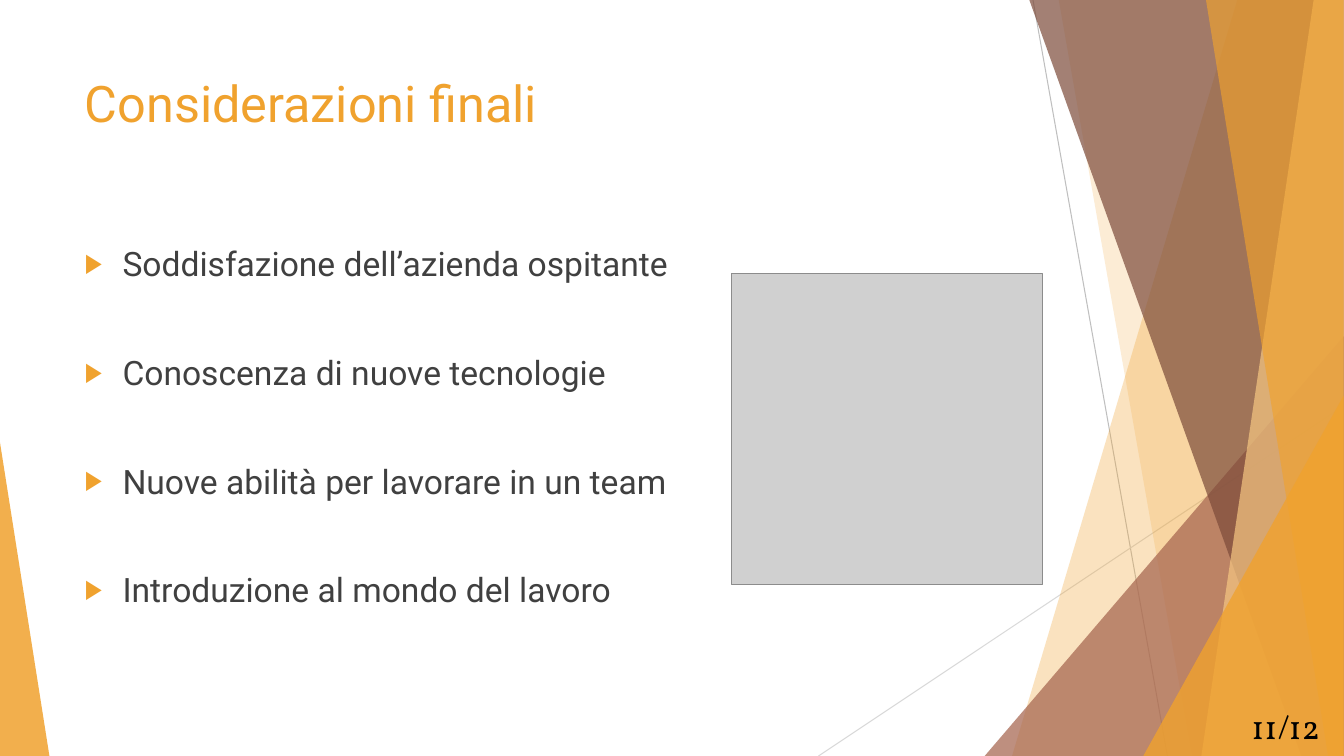
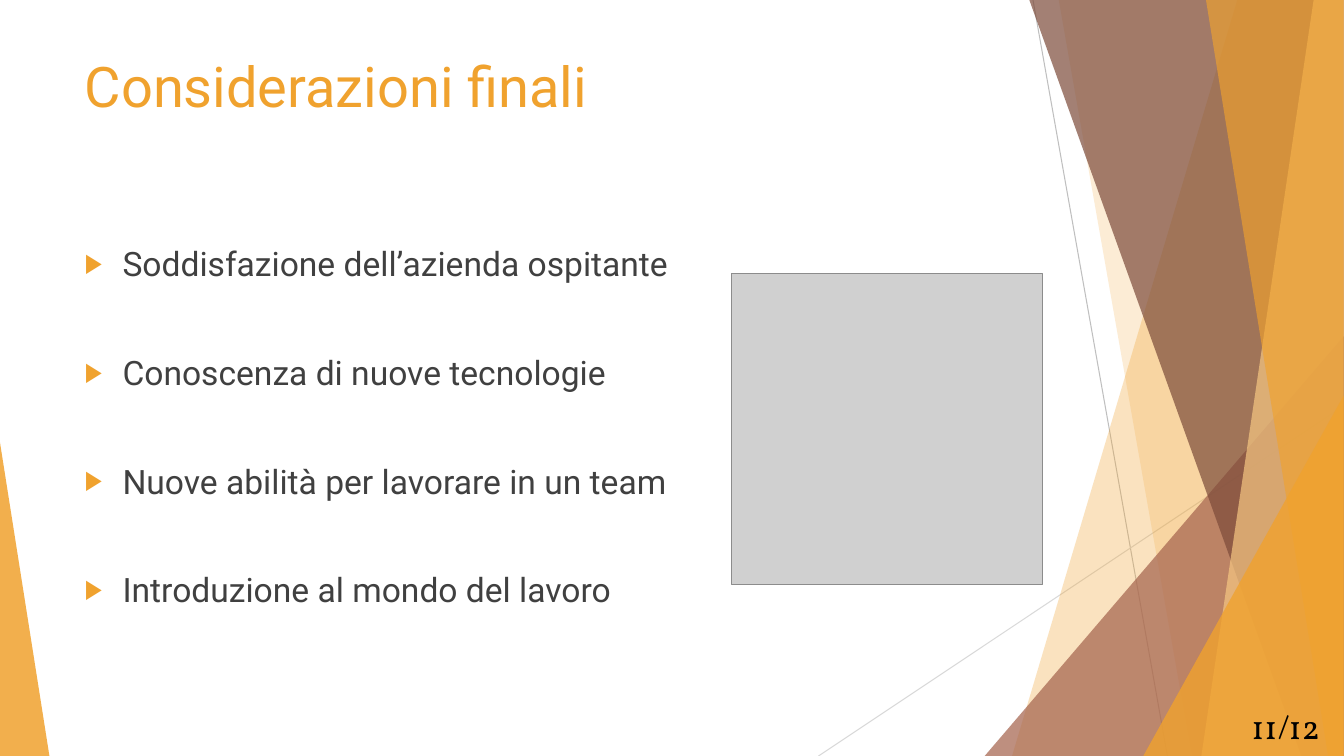
Before and after one commit to Mou95/Tesi, a slide deck: slide 11 of Presentazione_tesi.pptx. Drawn at 1344x756 pixels with LibreOffice and Linux fonts; fonts in the diff are those of the drawing; grey boxes stand for pictures. Boxes give left, top, right and bottom in pixels: in the first picture for what was removed or moved away, otherwise in the second. Text is boxed around its words. In the diff, an @@ line names an element or a change of style, - is before the commit and + after.

```diff
--- a/Presentazione_tesi.pptx
+++ b/Presentazione_tesi.pptx
@@ title "Considerazioni finali": place and size @@
-title "Considerazioni finali" at <box>85,83,537,123</box>
+title "Considerazioni finali" at <box>85,64,586,108</box>
@@ title "Considerazioni finali" at <box>85,64,586,108</box>: size 36 to 40 pt @@
```
Also in this commit, not shown: 9 other slides changed.
